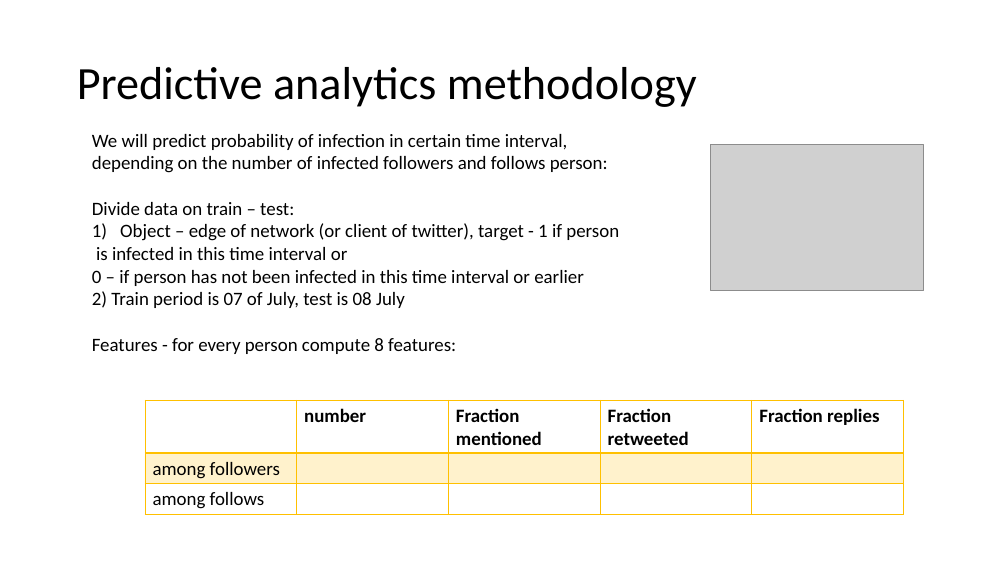
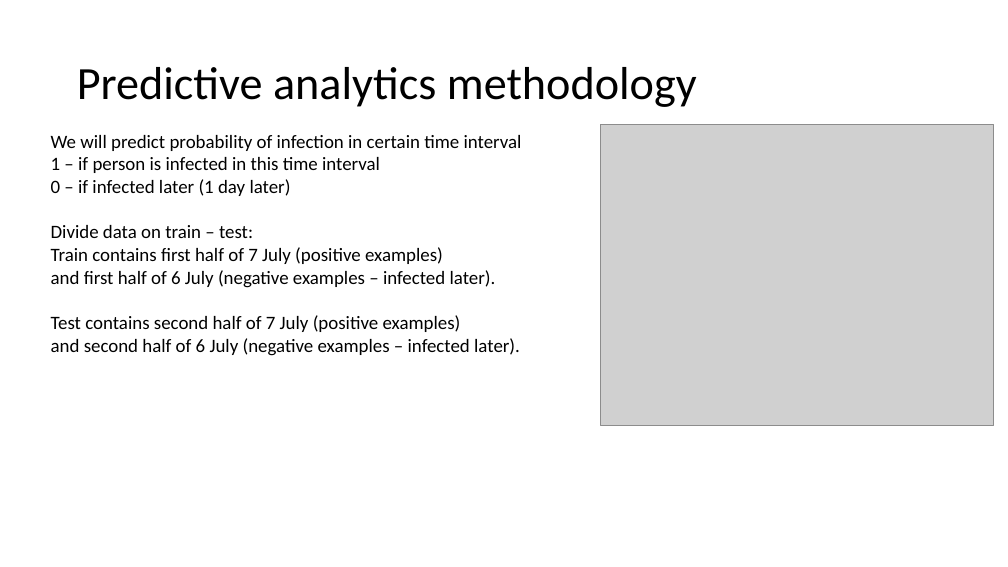
Before and after one commit to goshasty/rumor_analyze, a slide deck: slide 8 of Report.pptx. Drawn at 1008x567 pixels with LibreOffice and Linux fonts; fonts in the diff are those of the drawing; grey boxes stand for pictures. Boxes give left, top, right and bottom in pixels: in the first picture for what was removed or moved away, otherwise in the second. Text is boxed around its words. In the diff, an @@ line names an element or a change of style, - is before the commit and + after.

Commit message:
sql

```diff
--- a/Report.pptx
+++ b/Report.pptx
@@ text "We will predict probability of ...": place and size @@
-text "We will predict probability of ..." at (92, 134, 619, 354)
+text "We will predict probability of ..." at (51, 135, 522, 356)
@@ text at (51, 135, 522, 196): text changed @@
-We will predict probability of infection in certain time interval,
-depending on the number of infected followers and follows person:
+We will predict probability of infection in certain time interval
+1 – if person is infected in this time interval
+0 – if infected later (1 day later)
@@ picture added at (601, 124, 994, 426) @@
@@ picture removed at (711, 144, 924, 290) @@
@@ text at (51, 247, 520, 356): text changed @@
-1) Object – edge of network (or client of twitter), target - 1 if person
-is infected in this time interval or
-0 – if person has not been infected in this time interval or earlier
-2) Train period is 07 of July, test is 08 July
-Features - for every person compute 8 features:
+Train contains first half of 7 July (positive examples)
+and first half of 6 July (negative examples – infected later).
+Test contains second half of 7 July (positive examples)
+and second half of 6 July (negative examples – infected later).
@@ table removed at (145, 401, 905, 515), 3 rows, 5 columns @@
- | number | Fraction mentioned | Fraction retweeted | Fraction replies
-among followers |  |  |  | 
-among follows |  |  |  | 
```
Also in this commit, not shown: 1 other slide changed, 2 slides added, 1 slide removed.
